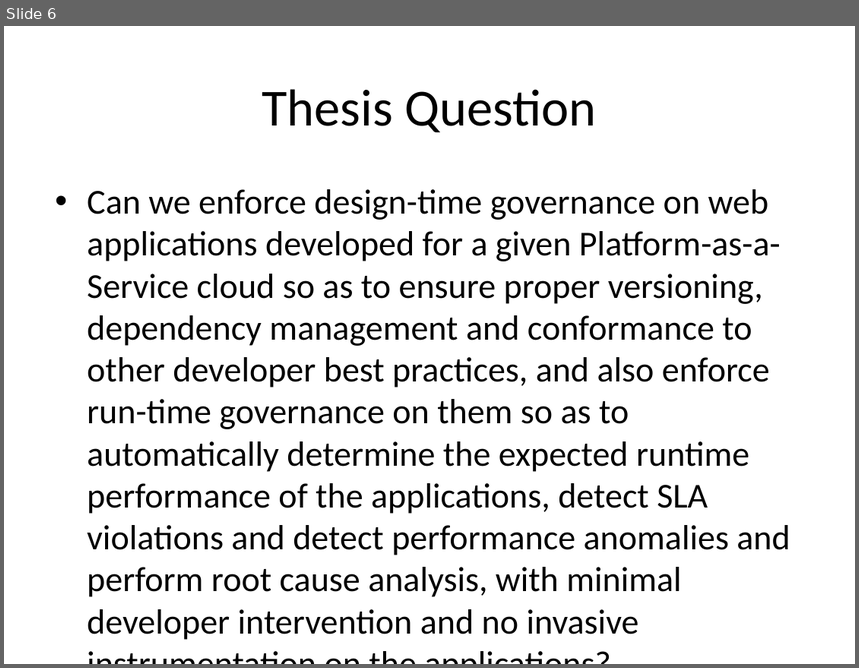
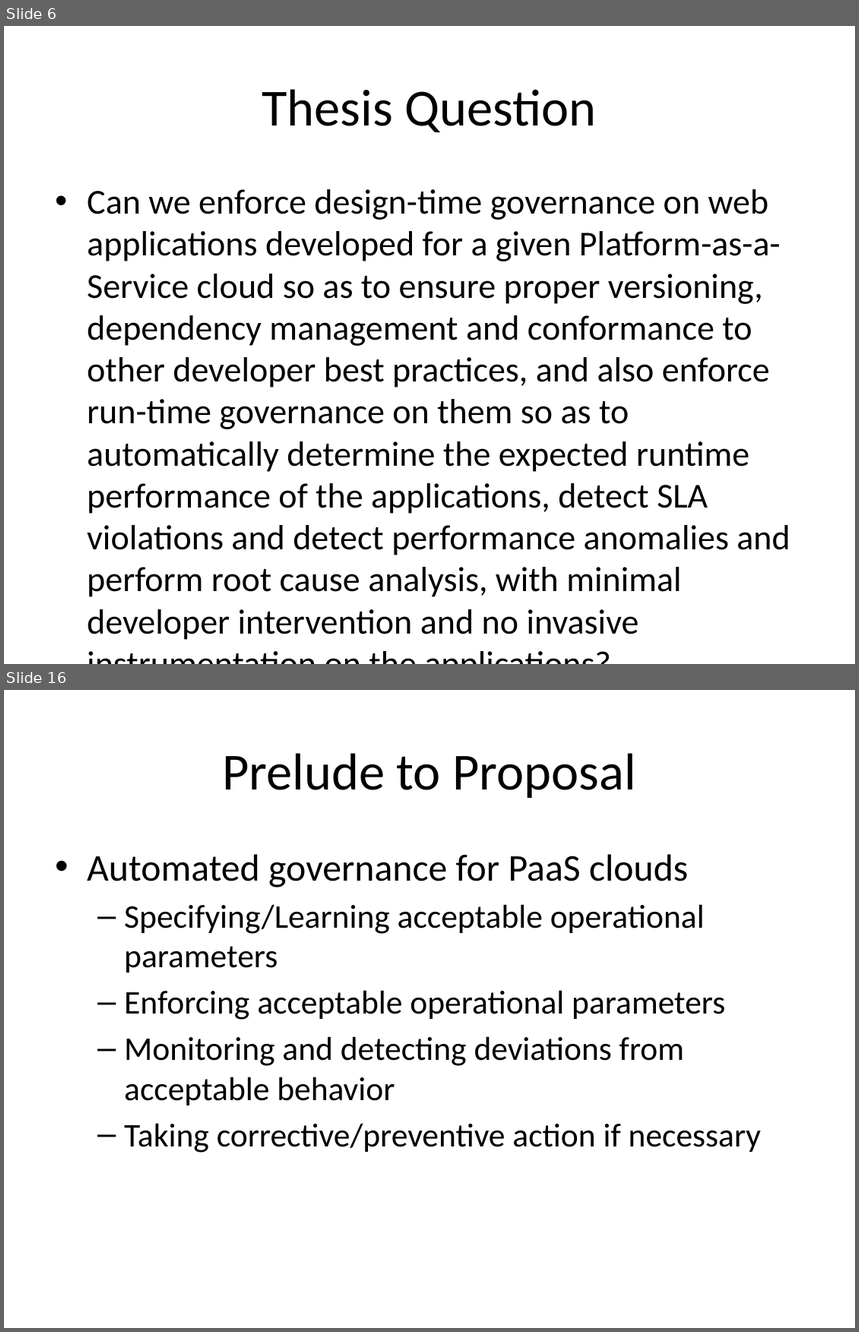
Before and after one commit to Dithn/eager-appscale, a slide deck: Eager/elk-experiment/appserver/system_design.pptx. Shown one above the other, each under a label of ours: slide 6 before the commit, slides 6 and 16 after it; the slides between them are not shown. The pictures are 859x668 and 859x1332 pixels, drawn with LibreOffice and Linux fonts; fonts in the diff are those of the drawing. Boxes give left, top, right and bottom in pixels: in the first picture for what was removed or moved away, otherwise in the second. Text is boxed around its words. In the diff, an @@ line names an element or a change of style, - is before the commit and + after.

Commit message:
thesis proposal intro slides

```diff
--- a/Eager/elk-experiment/appserver/system_design.pptx
+++ b/Eager/elk-experiment/appserver/system_design.pptx
@@ slide 16 added at <box>4,690,855,1328</box>, background #FFFFFF @@
@@ title added at <box>222,753,636,798</box>, 44 pt, text #000000 @@
+Prelude to Proposal
@@ text added at <box>87,854,761,1153</box>, 28 pt, text #000000 @@
+• Automated governance for PaaS clouds
+  – Specifying/Learning acceptable operational parameters
+  – Enforcing acceptable operational parameters
+  – Monitoring and detecting deviations from acceptable behavior
+  – Taking corrective/preventive action if necessary
```
Also in this commit, not shown: 9 other slides added.
